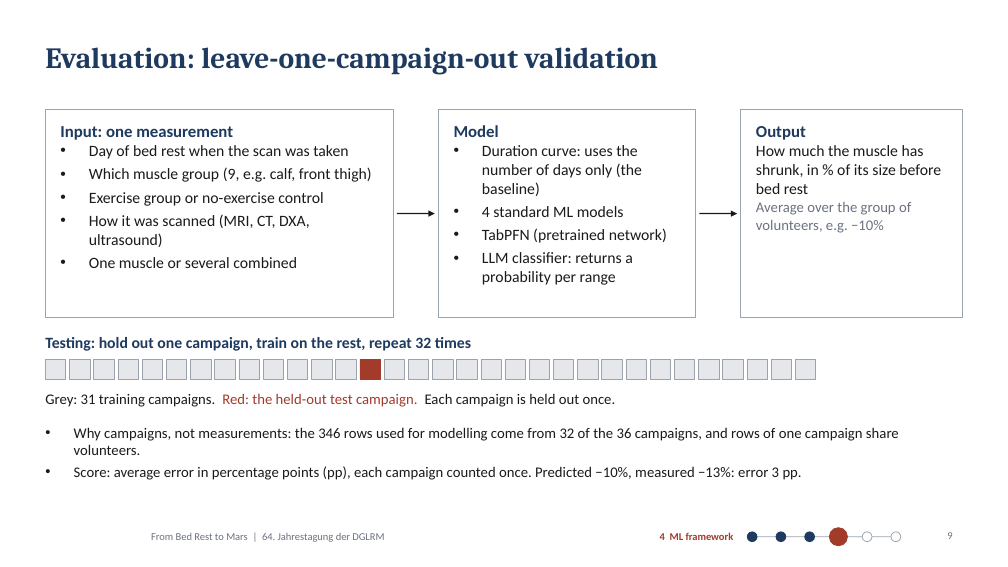
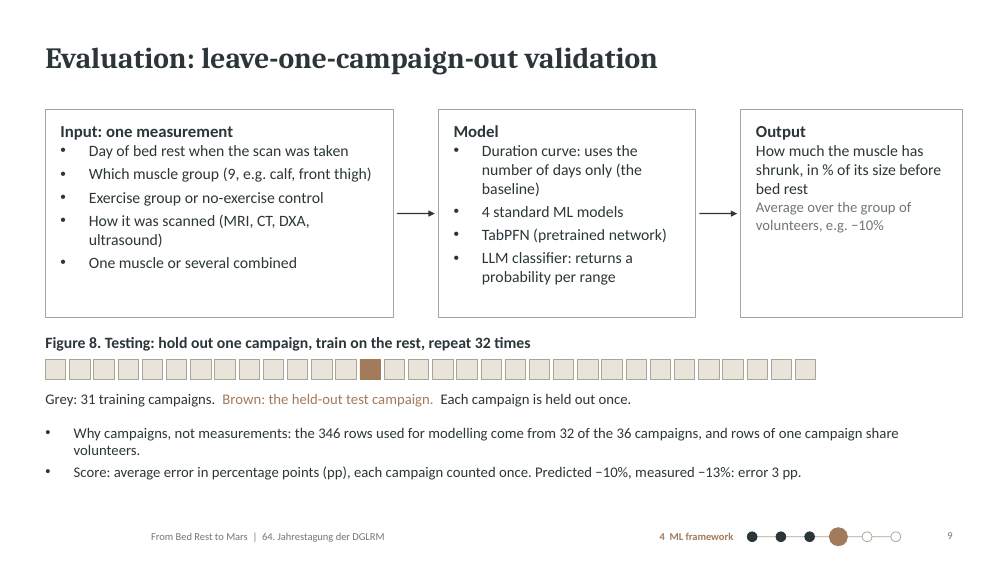
Before and after one commit to MiladBahariQaragoz/BedrestToMars, a slide deck: slide 9 of presentation/bed-rest-to-mars-talk.pptx. Drawn at 1008x567 pixels with LibreOffice and Linux fonts; fonts in the diff are those of the drawing; background and template pictures are left out. Boxes give left, top, right and bottom in pixels: in the first picture for what was removed or moved away, otherwise in the second. Text is boxed around its words. In the diff, an @@ line names an element or a change of style, - is before the commit and + after.

```diff
--- a/presentation/bed-rest-to-mars-talk.pptx
+++ b/presentation/bed-rest-to-mars-talk.pptx
@@ title "Evaluation: leave-one-campaign-out validation" at [45, 47, 658, 75]: text colour #1F3A5F to #2C3639 @@
@@ outline #9AA3AE 1 pt to #A9A598 1 pt in 3 elements at [439, 110, 696, 318], [741, 110, 963, 318], [45, 110, 393, 318] @@
@@ text "Input: one measurement" at [60, 126, 372, 268]: text colour #1F3A5F to #2C3639 in "Input: one measurement"; text colour #1A1A1A to #2C3639 in "Day of bed rest when the scan ...", "Which muscle group (9, e.g. calf, front ...", "Exercise group or no-exercise control", "How it was scanned (MRI, CT, DXA, ..." and 1 more places @@
@@ text "Model" at [454, 125, 667, 285]: text colour #1F3A5F to #2C3639 in "Model"; text colour #1A1A1A to #2C3639 @@
@@ text "Output" at [756, 126, 941, 194]: text colour #1F3A5F to #2C3639 in "Output"; text colour #1A1A1A to #2C3639 in "How much the muscle has shrunk, in ..."; text colour #6B7280 to #6F7877 in "Average over the group of volunteers, e.g. ..." @@
@@ arrow (397, 214) - (435, 214): stroke #1A1A1A 1.25 pt to #2C3639 1.25 pt @@
@@ arrow (699, 214) - (737, 214): stroke #1A1A1A 1.25 pt to #2C3639 1.25 pt @@
@@ text at [45, 337, 530, 351]: text changed; text colour #1F3A5F to #2C3639 @@
-Testing: hold out one campaign, train on the rest, repeat 32 times
+Figure 8. Testing: hold out one campaign, train on the rest, repeat 32 times
@@ rectangle at [360, 359, 380, 380]: fill #A23B2A to #A27B5C; outline #A23B2A 0.5 pt to #A27B5C 0.5 pt @@
@@ fill #E5E7EB to #E8E4DA; outline #9AA3AE 0.5 pt to #A9A598 0.5 pt in 31 elements at [45, 359, 66, 380], [70, 359, 90, 380], [94, 359, 114, 380], [118, 359, 138, 380], [142, 359, 163, 380], [166, 359, 187, 380], [191, 359, 211, 380], [215, 359, 235, 380], [239, 359, 259, 380], [263, 359, 284, 380], [287, 359, 308, 380], [312, 359, 332, 380], [336, 359, 356, 380], [384, 359, 405, 380], [408, 359, 429, 380], [433, 359, 453, 380], [457, 359, 477, 380], [481, 359, 501, 380], [505, 359, 526, 380], [529, 359, 550, 380], [554, 359, 574, 380], [578, 359, 598, 380], [602, 359, 622, 380], [626, 359, 647, 380], [650, 359, 671, 380], [675, 359, 695, 380], [699, 359, 719, 380], [723, 359, 743, 380], [747, 359, 768, 380], [771, 359, 792, 380], [796, 359, 816, 380] @@
@@ text at [45, 393, 632, 407]: text changed; text colour #1A1A1A to #2C3639 @@
-Grey: 31 training campaigns. Red: the held-out test campaign. Each campaign is held out once.
+Grey: 31 training campaigns. Brown: the held-out test campaign. Each campaign is held out once.
@@ text "Why campaigns, not measurements: the ..." at [74, 427, 899, 480]: text colour #1A1A1A to #2C3639 @@
@@ text "4 ML framework" at [660, 532, 734, 540]: text colour #A23B2A to #A27B5C @@
@@ line (752, 537) - (896, 537): stroke #9AA3AE 0.75 pt to #A9A598 0.75 pt @@
@@ fill #1F3A5F to #2C3639; outline #1F3A5F 0.75 pt to #2C3639 0.75 pt in 3 elements at [747, 532, 757, 542], [777, 532, 786, 542], [805, 532, 814, 542] @@
@@ ellipse at [830, 528, 848, 546]: fill #A23B2A to #A27B5C; outline #A23B2A 0.75 pt to #A27B5C 0.75 pt @@
@@ ellipse at [862, 532, 872, 542]: outline #9AA3AE 0.75 pt to #A9A598 0.75 pt @@
@@ ellipse at [892, 532, 901, 542]: outline #9AA3AE 0.75 pt to #A9A598 0.75 pt @@
```
Also in this commit, not shown: 17 other slides changed, 12 other files.
